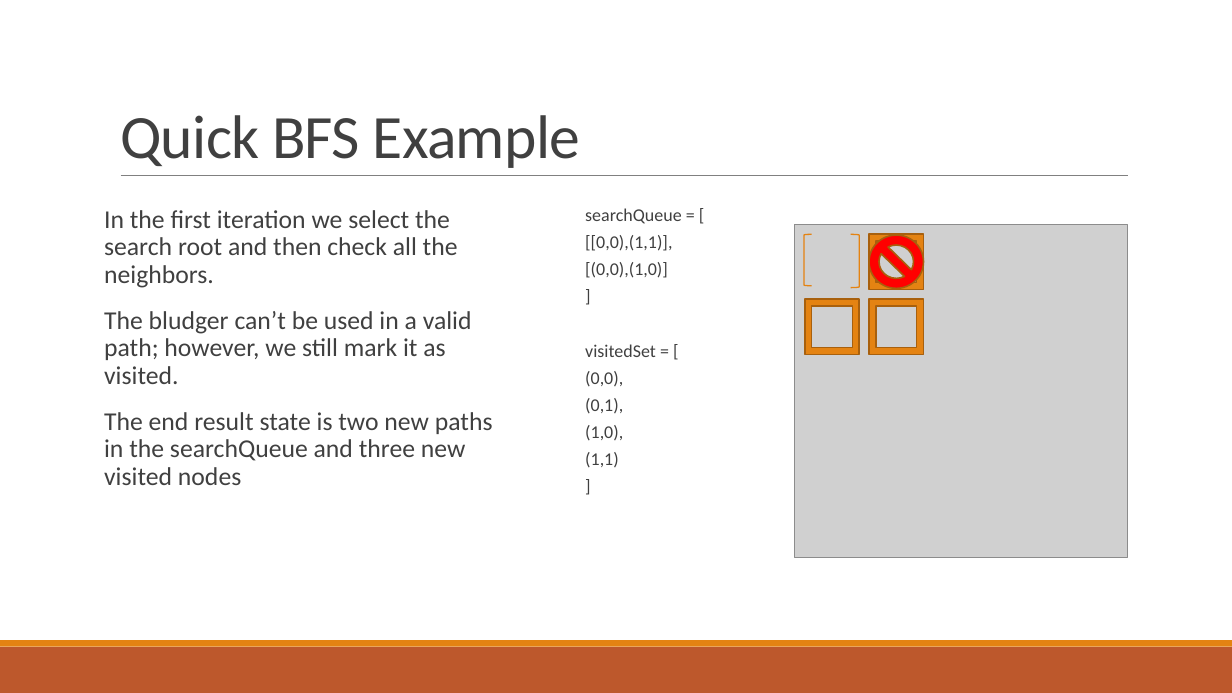
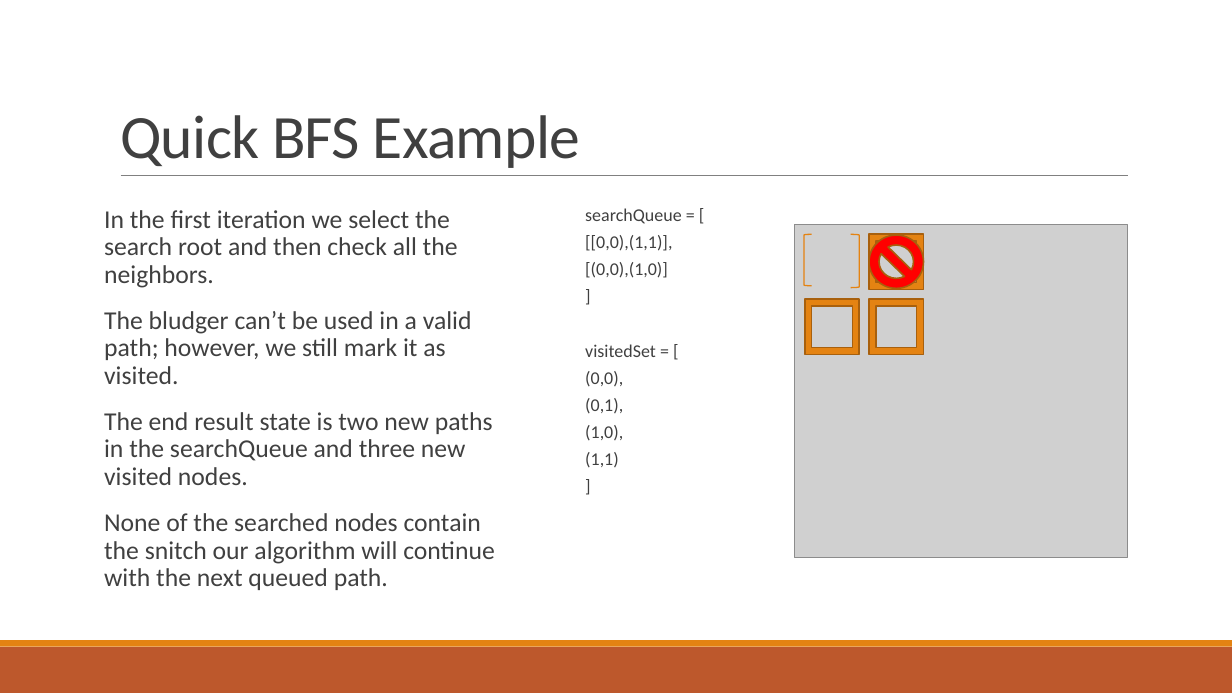
Before and after one commit to lpainton/Qstar, a slide deck: slide 22 of Astar.pptx (slide 21 before the commit). Drawn at 1232x693 pixels with LibreOffice and Linux fonts; fonts in the diff are those of the drawing; grey boxes stand for pictures. Boxes give left, top, right and bottom in pixels: in the first picture for what was removed or moved away, otherwise in the second. Text is boxed around its words. In the diff, an @@ line names an element or a change of style, - is before the commit and + after.

```diff
--- a/Astar.pptx
+++ b/Astar.pptx
@@ text at box(104, 412, 495, 590): text changed @@
-  The end result state is two new paths in the searchQueue and three new visited nodes
+  The end result state is two new paths in the searchQueue and three new visited nodes.
+  None of the searched nodes contain the snitch our algorithm will continue with the next queued path.
```
Also in this commit, not shown: 3 other slides changed, 1 slide added.
